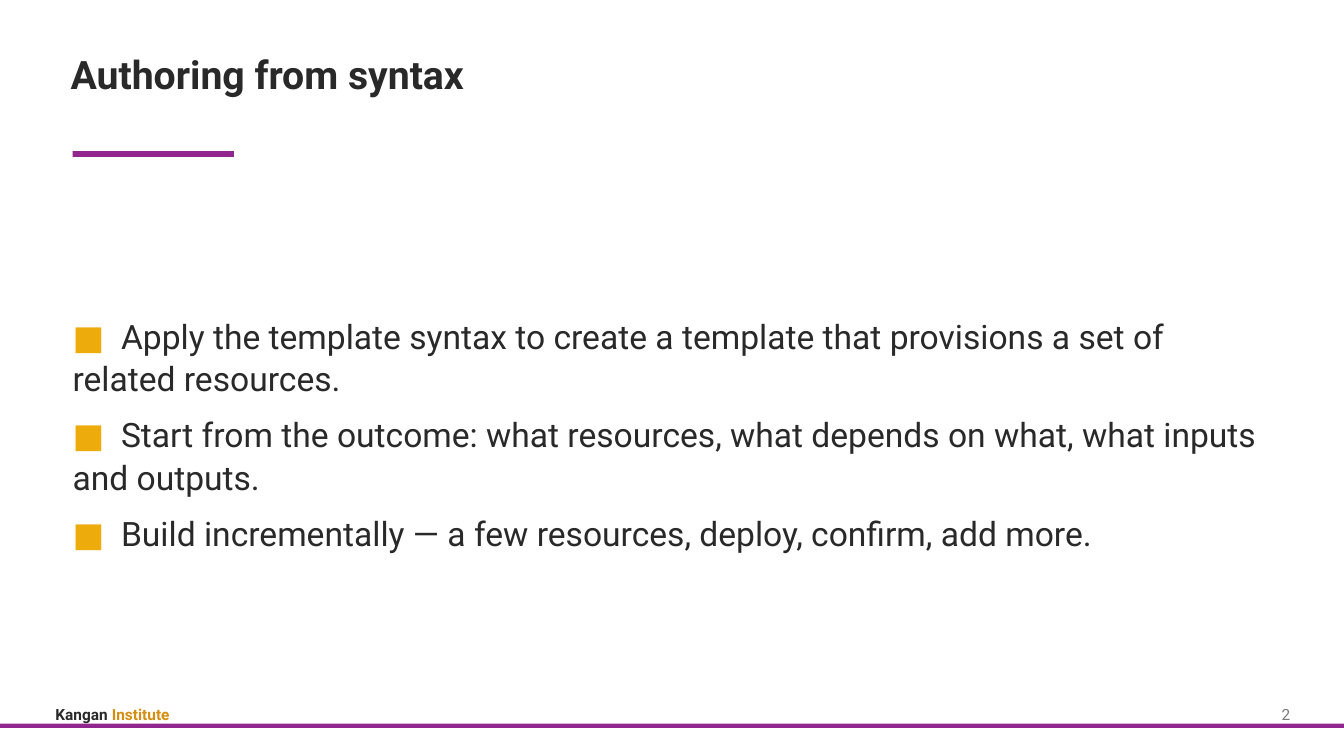
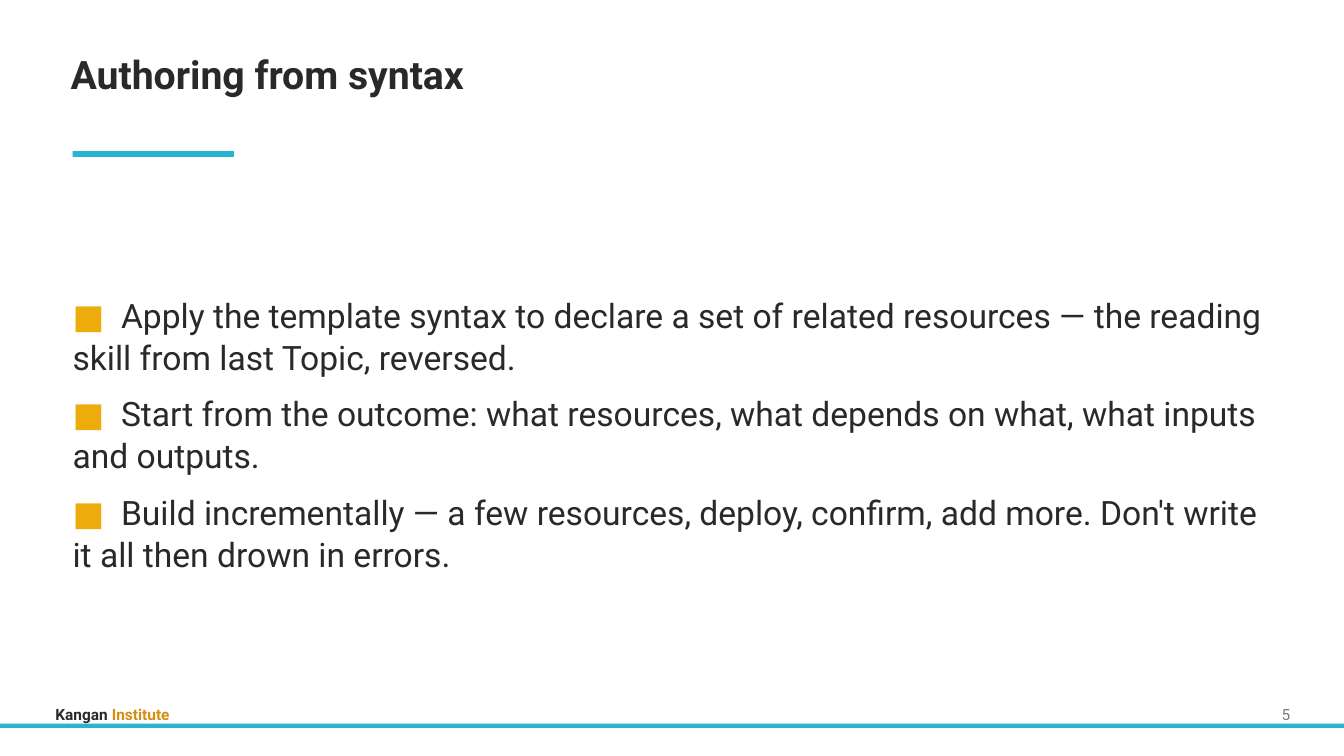
Before and after one commit to Digital-Initiatives-Kangan-Institute/diploma-cloud-cyber-content-s1, a slide deck: slide 8 of S1-CL2-Cloud-Disaster-Recovery/delivery/topic_07/Topic_07_Slides.pptx (slide 4 before the commit). Drawn at 1344x756 pixels with LibreOffice and Linux fonts; fonts in the diff are those of the drawing. Boxes give left, top, right and bottom in pixels: in the first picture for what was removed or moved away, otherwise in the second. Text is boxed around its words. In the diff, an @@ line names an element or a change of style, - is before the commit and + after.

```diff
--- a/S1-CL2-Cloud-Disaster-Recovery/delivery/topic_07/Topic_07_Slides.pptx
+++ b/S1-CL2-Cloud-Disaster-Recovery/delivery/topic_07/Topic_07_Slides.pptx
@@ rectangle at (73, 151, 234, 157): fill #92268F to #27B5CE @@
@@ text at (73, 302, 1261, 377): text changed @@
-■ Apply the template syntax to create a template that provisions a set of related resources.
+■ Apply the template syntax to declare a set of related resources — the reading skill from last Topic, reversed.
@@ text at (73, 499, 1257, 568): text changed @@
-■ Build incrementally — a few resources, deploy, confirm, add more.
+■ Build incrementally — a few resources, deploy, confirm, add more. Don't write it all then drown in errors.
@@ text at (1282, 709, 1291, 725): text changed @@
-2
+5
@@ rectangle at (0, 724, 1344, 728): fill #92268F to #27B5CE @@
```
Also in this commit, not shown: 14 other slides changed, 17 slides added, 2 slides removed, 36 other files.
